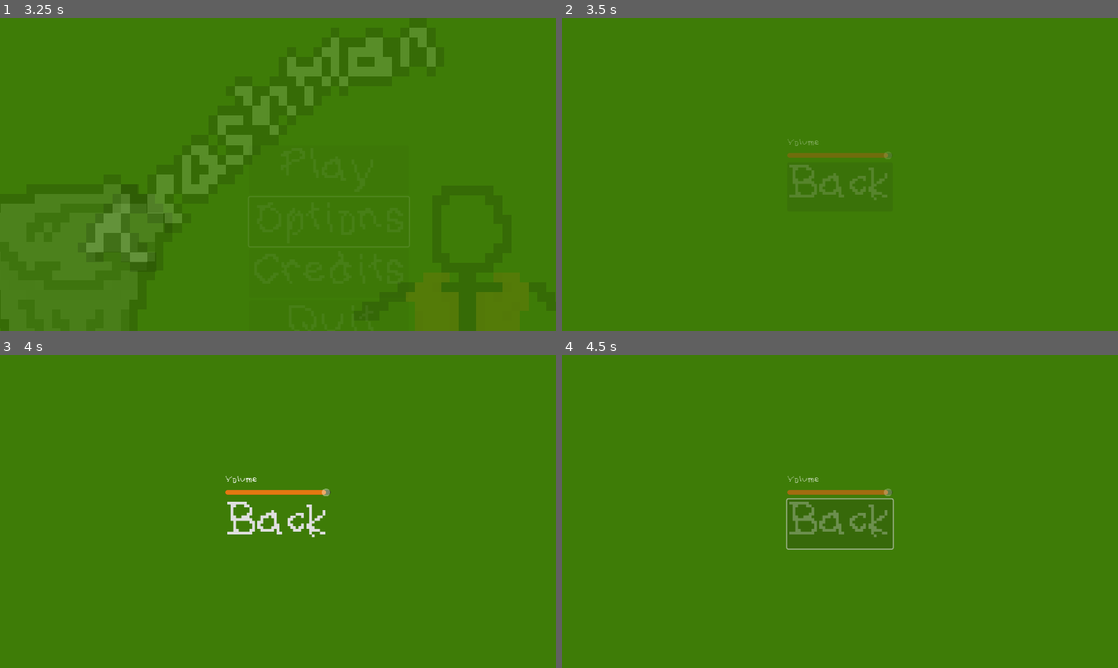
Above: before the commit, frames 1-4 (two rows, left to right).
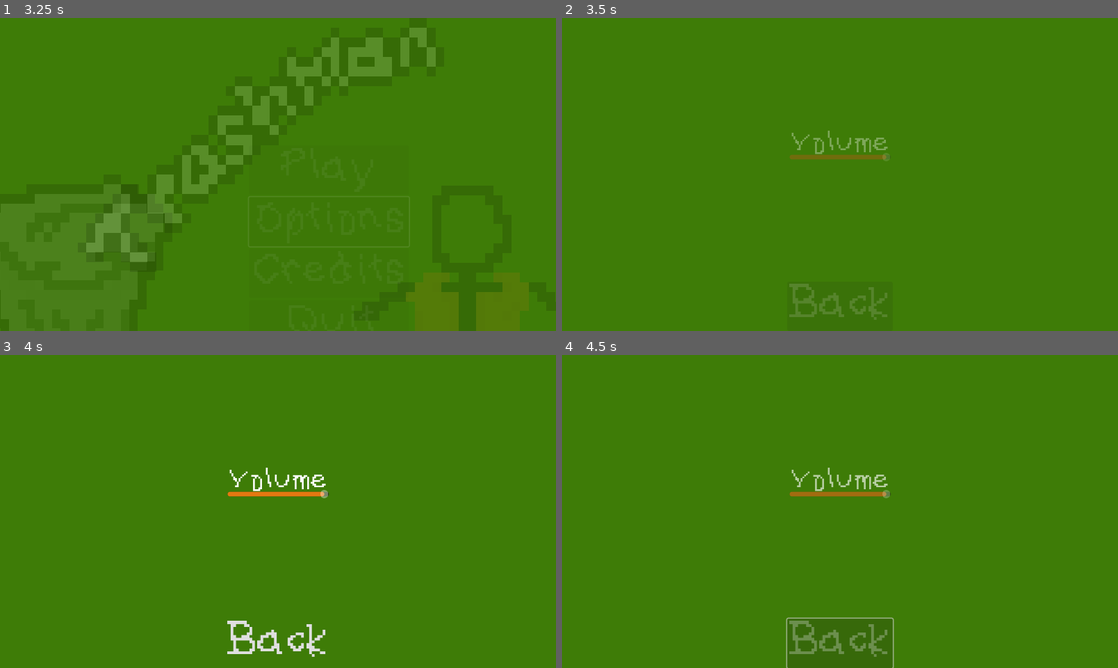
Above: after the commit, the same moments.

Repository: RagingTurtle/TrashMan
Game: Godot game, scene res://scenes/main.tscn
Two runs of this game, one before a commit and one after it. Both use one fixed random seed, a clock stepped at 60 frames per second and the inputs below.
Inputs (mouse positions are in pixels of both pictures, inside the frame that each line leads up to):
- Up to frame 1 (3.25 s): move the mouse to (400, 158) at 0.52 s; hold Right (ui_right) 0.53-1.25 s; click "Play" at 1.25 s; click "Play" at 2 s; click "Options" at 2.75 s
- Up to frame 2 (3.5 s): no input
- Up to frame 3 (4 s): move the mouse to (166, 527) at 3.52 s; hold Down (ui_down) from 3.53 s (still down)
- Up to frame 4 (4.5 s): release Down (ui_down) at 4.25 s; click "Back" at 4.25 s

Frame 1 is identical in both runs. In frame 2, 1.6% of the frame differs, in the area x 40-60%, y 36-97%; in frame 3, 1.9%; in frame 4, 2.2%, in the area x 40-60%, y 36-100%.

Commit message:
rearrange Options Screen

Diff:
--- a/scenes/screens/options_screen.tscn
+++ b/scenes/screens/options_screen.tscn
@@ -8,6 +8,7 @@
 
 [sub_resource type="LabelSettings" id="LabelSettings_3erho"]
 font = ExtResource("3_afpy5")
+font_size = 50
 
 [node name="OptionsScreen" type="Control"]
 layout_mode = 3
@@ -19,32 +20,41 @@
 theme = ExtResource("1_c1w2q")
 script = ExtResource("2_46p83")
 
-[node name="MarginContainer" type="MarginContainer" parent="."]
+[node name="volume_slider" parent="." instance=ExtResource("4_c7tae")]
+layout_mode = 2
+offset_left = 392.5
+offset_top = 232.0
+offset_right = 567.5
+offset_bottom = 248.0
+theme = ExtResource("1_c1w2q")
+value = 0.41
+
+[node name="Label" type="Label" parent="volume_slider"]
 layout_mode = 1
-anchors_preset = 8
+anchors_preset = 7
 anchor_left = 0.5
-anchor_top = 0.5
+anchor_top = 1.0
 anchor_right = 0.5
-anchor_bottom = 0.5
-offset_left = -22.5
-offset_top = -25.5
-offset_right = 22.5
-offset_bottom = 25.5
+anchor_bottom = 1.0
+offset_left = -87.5
+offset_top = -54.0
+offset_right = 87.5
 grow_horizontal = 2
-grow_vertical = 2
-
-[node name="VBoxContainer" type="VBoxContainer" parent="MarginContainer"]
-layout_mode = 2
-
-[node name="Label" type="Label" parent="MarginContainer/VBoxContainer"]
-layout_mode = 2
+grow_vertical = 0
 text = "Volume"
 label_settings = SubResource("LabelSettings_3erho")
 
-[node name="volume_slider" parent="MarginContainer/VBoxContainer" instance=ExtResource("4_c7tae")]
-layout_mode = 2
-value = 0.41
-
-[node name="CreditsBack" parent="MarginContainer/VBoxContainer" instance=ExtResource("5_nisja")]
-layout_mode = 2
+[node name="CreditsBack" parent="." instance=ExtResource("5_nisja")]
+layout_mode = 1
+anchors_preset = 7
+anchor_left = 0.5
+anchor_top = 1.0
+anchor_right = 0.5
+anchor_bottom = 1.0
+offset_left = -87.5
+offset_top = -76.0
+offset_right = 87.5
+offset_bottom = 0.0
+grow_horizontal = 2
+grow_vertical = 0
 text = "Back"
Not shown: 2 places in default_theme.tres that only renumber resources
